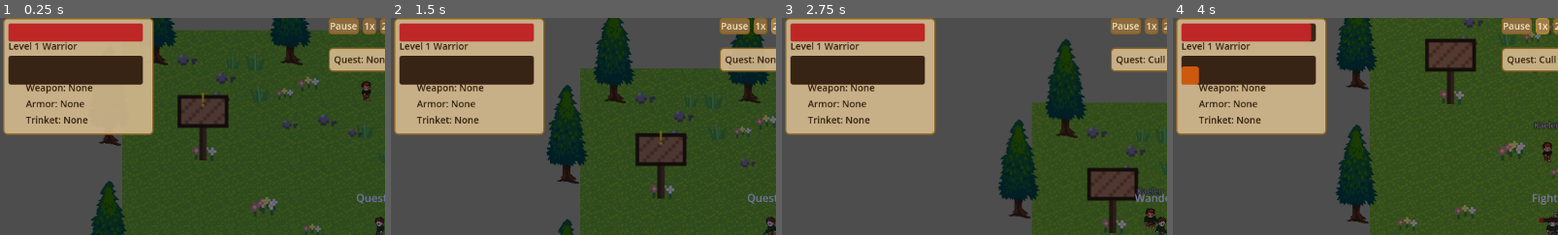
Above: before the commit, frames 1-4 (left to right).
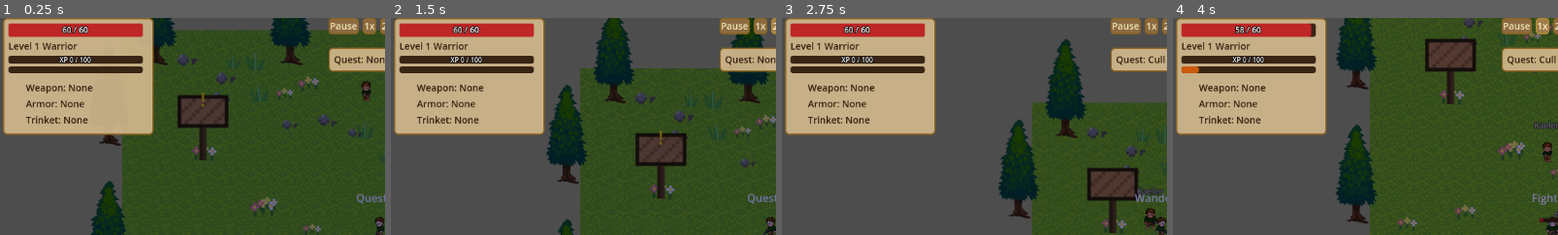
Above: after the commit, the same moments.

Repository: HexaLoid/ai-world-spectator
Game: Godot game, scene res://scenes/Main.tscn
Two runs of this game, one before a commit and one after it. Both use one fixed random seed, a clock stepped at 60 frames per second and the inputs below.
Inputs:
- Up to frame 1 (0.25 s): no input
- Up to frame 2 (1.5 s): click "1x" at 0.5 s; click "2x" at 1.25 s
- Up to frame 3 (2.75 s): click "4x" at 2 s
- Up to frame 4 (4 s): click "Recenter" at 2.75 s; click "1x" at 3.5 s
The pictures show only the part of the screen within x 0-50%, y 2-52%; the shares and areas given below are measured in that part.

The runs differ from the first frame. In frame 1, 3.7% of the frame differs, in the area x 2-38%, y 3-31%; in frame 2, 3.7%; in frame 3, 3.7%; in frame 4, 3.7%.

Commit message:
Fix oversized unit-frame bars, show HP/XP numbers, clear lint warnings
Co-Authored-By: Claude Sonnet 5 <noreply@anthropic.com>

Diff:
--- a/scenes/ui/SpectatorUI.tscn
+++ b/scenes/ui/SpectatorUI.tscn
@@ -31,6 +31,7 @@
 
 [node name="HPBar" type="ProgressBar" parent="UnitFrame"]
 position = Vector2(8, 8)
+custom_minimum_size = Vector2(200, 20)
 size = Vector2(200, 20)
 show_percentage = false
 
@@ -40,12 +41,40 @@
 
 [node name="XPBar" type="ProgressBar" parent="UnitFrame"]
 position = Vector2(8, 56)
+custom_minimum_size = Vector2(200, 12)
 size = Vector2(200, 12)
 show_percentage = false
 theme_override_styles/fill = SubResource("StyleBoxFlat_xpfill")
 
+[node name="HPText" type="Label" parent="UnitFrame"]
+offset_left = 8.0
+offset_top = 8.0
+offset_right = 208.0
+offset_bottom = 28.0
+theme_override_colors/font_color = Color(1, 1, 1, 1)
+theme_override_colors/font_outline_color = Color(0, 0, 0, 1)
+theme_override_constants/outline_size = 4
+theme_override_font_sizes/font_size = 12
+horizontal_alignment = 1
+vertical_alignment = 1
+mouse_filter = 2
+
+[node name="XPText" type="Label" parent="UnitFrame"]
+offset_left = 8.0
+offset_top = 54.0
+offset_right = 208.0
+offset_bottom = 70.0
+theme_override_colors/font_color = Color(1, 1, 1, 1)
+theme_override_colors/font_outline_color = Color(0, 0, 0, 1)
+theme_override_constants/outline_size = 4
+theme_override_font_sizes/font_size = 10
+horizontal_alignment = 1
+vertical_alignment = 1
+mouse_filter = 2
+
 [node name="ResourceBar" type="ProgressBar" parent="UnitFrame"]
 position = Vector2(8, 72)
+custom_minimum_size = Vector2(200, 10)
 size = Vector2(200, 10)
 show_percentage = false
 theme_override_styles/fill = SubResource("StyleBoxFlat_resourcefill")
--- a/scripts/autoload/game_state.gd
+++ b/scripts/autoload/game_state.gd
@@ -1,4 +1,8 @@
 extends Node
+
+# Signals here are emitted from other scripts via GameState.emit_signal(...), so
+# the analyzer cannot see the emits within this class.
+@warning_ignore_start("unused_signal")
 
 ## Emitted whenever the AI-controlled character transitions to a new behavior
 ## state (e.g. "idle", "attacking", "fleeing"); new_state is the state name.
--- a/scripts/entities/character.gd
+++ b/scripts/entities/character.gd
@@ -175,7 +175,7 @@
 			nearest = node
 	return nearest
 
-func _act(delta: float, context: Dictionary) -> void:
+func _act(delta: float, _context: Dictionary) -> void:
 	var base_anim := "idle"
 	var combat_hostile: Node2D = null
 	match current_state:
--- a/scripts/entities/simulated_player.gd
+++ b/scripts/entities/simulated_player.gd
@@ -128,7 +128,7 @@
 			nearest = node
 	return nearest
 
-func _act(delta: float, context: Dictionary, preferred_hostile: Node2D) -> void:
+func _act(delta: float, _context: Dictionary, preferred_hostile: Node2D) -> void:
 	var base_anim := "idle"
 	var combat_hostile: Node2D = null
 	match current_state:
@@ -228,7 +228,7 @@
 
 ## Mirrors Character.gain_xp/take_kill_credit — companions "get stronger"
 ## from their own kills too (same LevelingSystem, same hp/damage bonuses).
-func take_kill_credit(enemy_name: String, xp_reward: int) -> void:
+func take_kill_credit(_enemy_name: String, xp_reward: int) -> void:
 	var result := LevelingSystem.apply_xp(level, xp, xp_reward)
 	level = result["level"]
 	xp = result["xp"]
--- a/scripts/ui/camera_controller.gd
+++ b/scripts/ui/camera_controller.gd
@@ -12,7 +12,7 @@
 func _ready() -> void:
 	GameState.camera = self
 
-func _process(delta: float) -> void:
+func _process(_delta: float) -> void:
 	if following and GameState.character and is_instance_valid(GameState.character):
 		global_position = GameState.character.global_position
 
--- a/scripts/ui/unit_frame.gd
+++ b/scripts/ui/unit_frame.gd
@@ -5,6 +5,8 @@
 @onready var hp_bar: ProgressBar = $HPBar
 @onready var level_label: Label = $LevelLabel
 @onready var xp_bar: ProgressBar = $XPBar
+@onready var hp_text: Label = $HPText
+@onready var xp_text: Label = $XPText
 @onready var resource_bar: ProgressBar = $ResourceBar
 @onready var weapon_icon: TextureRect = $WeaponIcon
 @onready var weapon_label: Label = $WeaponLabel
@@ -14,6 +16,11 @@
 @onready var trinket_label: Label = $TrinketLabel
 
 func _ready() -> void:
+	# Godot resets a ProgressBar's scene-declared size during its internal
+	# setup, inflating the bars — reassign after that (see enemy_health_bar.gd).
+	hp_bar.size = Vector2(200, 20)
+	xp_bar.size = Vector2(200, 12)
+	resource_bar.size = Vector2(200, 10)
 	GameState.character_hp_changed.connect(_on_hp_changed)
 	GameState.character_xp_changed.connect(_on_xp_changed)
 	GameState.character_resource_changed.connect(_on_resource_changed)
@@ -37,6 +44,7 @@
 func _on_hp_changed(hp: int, max_hp: int) -> void:
 	hp_bar.max_value = max_hp
 	hp_bar.value = hp
+	hp_text.text = "%d / %d" % [hp, max_hp]
 
 func _on_resource_changed(resource_amount: float, max_resource: float) -> void:
 	resource_bar.visible = max_resource > 0.0
@@ -51,10 +59,12 @@
 		# further (now purely cosmetic) XP gains.
 		xp_bar.max_value = 1
 		xp_bar.value = 1
+		xp_text.text = "MAX"
 		return
 	var prev_threshold: int = LevelingSystem.XP_THRESHOLDS[level - 2] if level > 1 else 0
 	xp_bar.max_value = next_threshold - prev_threshold
 	xp_bar.value = xp - prev_threshold
+	xp_text.text = "XP %d / %d" % [xp - prev_threshold, next_threshold - prev_threshold]
 
 func _on_leveled_up(level: int) -> void:
 	var class_name_display := ""
